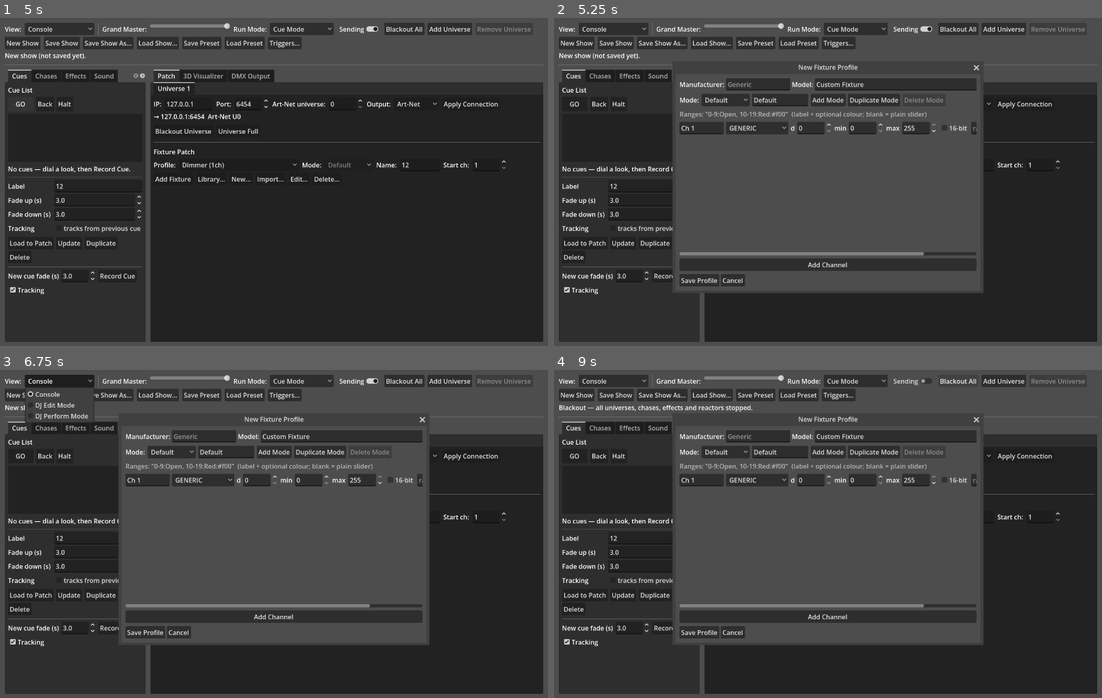
Above: before the commit, frames 1-4 (two rows, left to right).
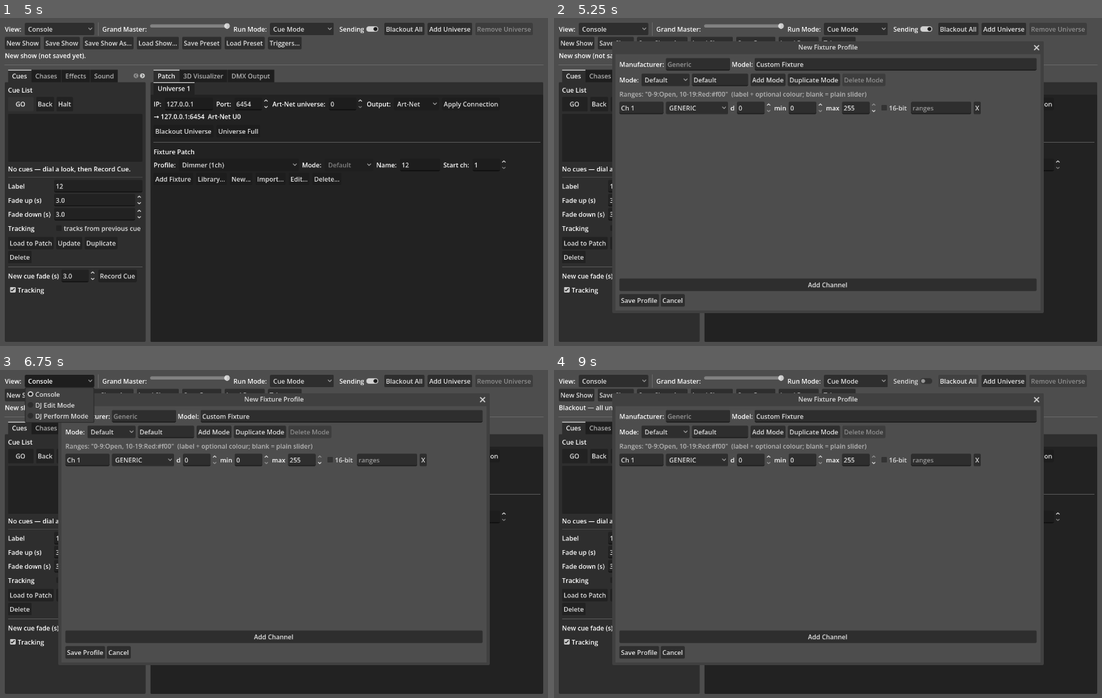
Above: after the commit, the same moments.

Repository: KonajuGames/slight-dmx-controller
Game: Godot game, scene res://main.tscn
The game is run twice, just before and just after one commit, with the same random seed, the same clock (stepped at 60 frames per second) and the same inputs.
Inputs (mouse positions are in pixels of both pictures, inside the frame that each line leads up to):
- Up to frame 1 (5 s): click (98, 185) at 0.52 s; type "12" at 0.6 s; click (421, 165) at 0.75 s; type "12" at 0.83 s; click "New Show" at 1.25 s; click "New Show" at 2 s; click "New Show" at 2.75 s; click "GO" at 3.5 s; click "GO" at 4.25 s
- Up to frame 2 (5.25 s): click "New..." at 5 s
- Up to frame 3 (6.75 s): click "New..." at 5.75 s; click "Console" at 6.5 s
- Up to frame 4 (9 s): click "Cue Mode" at 7.25 s; click "Sending" at 8 s; click "Blackout All" at 8.75 s

Frame 1 is identical in both runs. In frame 2, 29% of the frame differs, in the area x 10-90%, y 7-90%; in frame 3, 29%; in frame 4, 29%.

Commit message:
Open the fixture profile editor wide enough for a whole channel row
Co-Authored-By: Claude Opus 5.5 <noreply@anthropic.com>

Diff:
--- a/scripts/dmx_controller.gd
+++ b/scripts/dmx_controller.gd
@@ -2078,7 +2078,10 @@
 
 	var win := Window.new()
 	win.title = "Edit Fixture Profile" if editing else "New Fixture Profile"
-	win.size = Vector2i(760, 540)
+	# Wide enough for a whole channel row (name, role, d/min/max, 16-bit,
+	# ranges, X) — kept inside the main window (subwindows are embedded).
+	var usable := get_tree().root.size
+	win.size = Vector2i(mini(1060, usable.x - 40), mini(640, usable.y - 60))
 	win.min_size = Vector2i(480, 360)
 	add_child(win)
 
